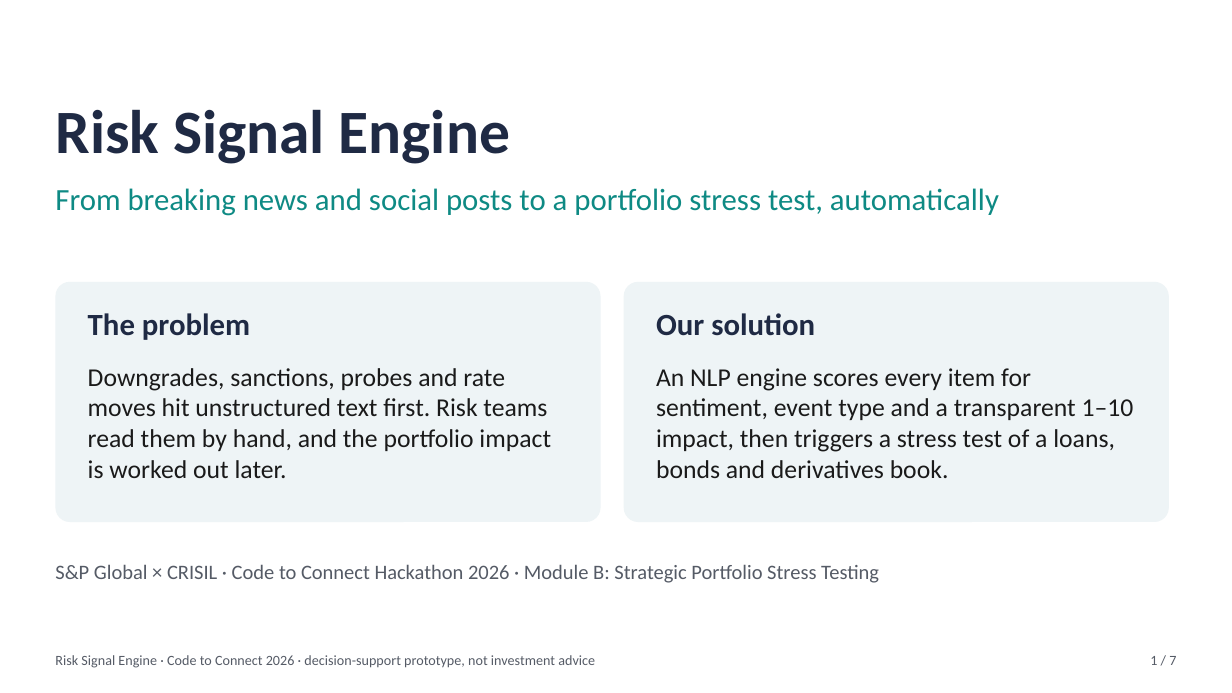
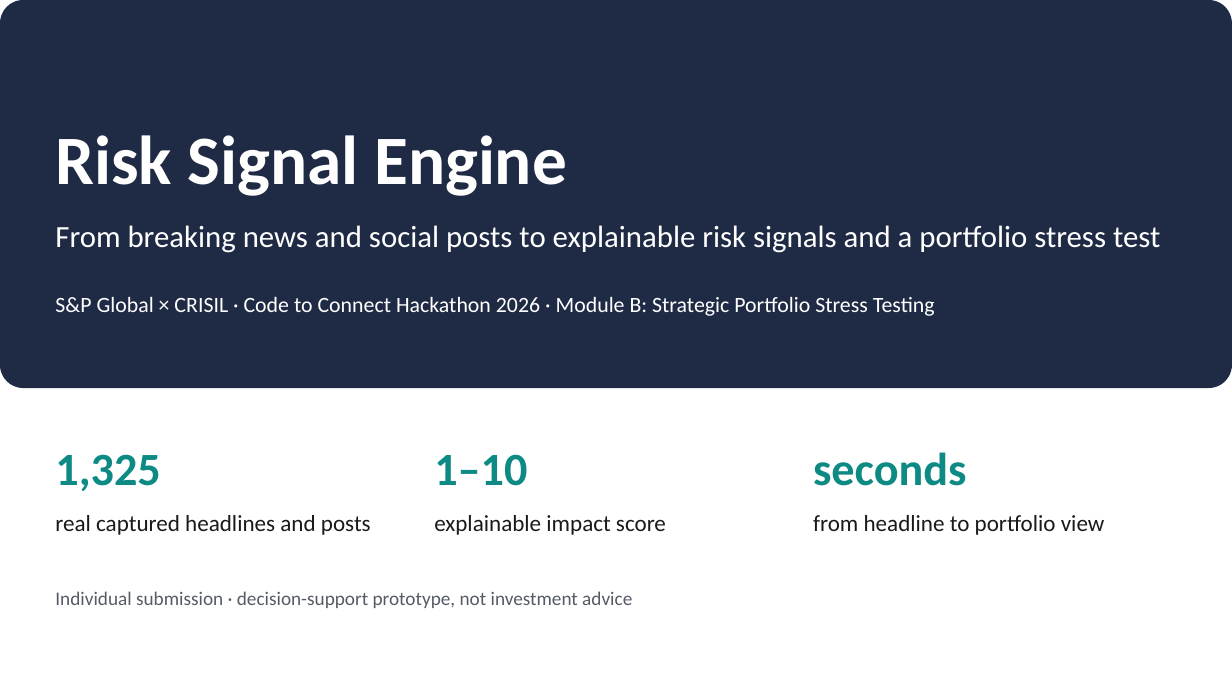
Before and after one commit to console-log-life/ABVIIITM-Gwalior-Apeksha-Jain-hackathon, a slide deck: slide 1 of docs/presentation/Risk_Signal_Engine.pptx. Drawn at 1232x693 pixels with LibreOffice and Linux fonts; fonts in the diff are those of the drawing. Boxes give left, top, right and bottom in pixels: in the first picture for what was removed or moved away, otherwise in the second. Text is boxed around its words. In the diff, an @@ line names an element or a change of style, - is before the commit and + after.

```diff
--- a/docs/presentation/Risk_Signal_Engine.pptx
+++ b/docs/presentation/Risk_Signal_Engine.pptx
@@ rounded rectangle added at bbox=[0, 0, 1232, 388], fill #1F2A44 @@
@@ text "Risk Signal Engine": place and size @@
-text "Risk Signal Engine" at bbox=[55, 109, 510, 164]
+text "Risk Signal Engine" at bbox=[55, 135, 567, 196]
@@ text "Risk Signal Engine" at bbox=[55, 135, 567, 196]: size 48 to 54 pt, text colour #1F2A44 to #FFFFFF @@
@@ text at bbox=[55, 225, 1160, 253]: text changed; text colour #0E8A84 to #FFFFFF @@
-From breaking news and social posts to a portfolio stress test, automatically
+From breaking news and social posts to explainable risk signals and a portfolio stress test
@@ text "S&P Global × CRISIL · ...": place and size @@
-text "S&P Global × CRISIL · ..." at bbox=[55, 564, 879, 583]
+text "S&P Global × CRISIL · ..." at bbox=[55, 297, 935, 316]
@@ text "S&P Global × CRISIL · ..." at bbox=[55, 297, 935, 316]: size 16 to 17 pt, text colour #555B66 to #FFFFFF @@
@@ rounded rectangle removed at bbox=[55, 282, 601, 522] @@
@@ rounded rectangle removed at bbox=[624, 282, 1169, 522] @@
@@ text removed at bbox=[88, 313, 250, 340] @@
-The problem
@@ text removed at bbox=[656, 313, 815, 336] @@
-Our solution
@@ text removed at bbox=[656, 368, 1134, 478] @@
-An NLP engine scores every item for sentiment, event type and a transparent 1–10 impact, then triggers a stress test of a loans, bonds and derivatives book.
@@ text at bbox=[55, 454, 160, 491]: text changed; size 20 to 36 pt; text colour #1A1A1A to #0E8A84; bold on @@
-Downgrades, sanctions, probes and rate moves hit unstructured text first. Risk teams read them by hand, and the portfolio impact is worked out later.
+1,325
@@ text added at bbox=[434, 454, 527, 486], 36 pt, text #0E8A84, bold @@
+1–10
@@ text added at bbox=[813, 452, 966, 486], 36 pt, text #0E8A84, bold @@
+seconds
@@ text added at bbox=[55, 515, 371, 535], 18 pt, text #1A1A1A @@
+real captured headlines and posts
@@ text added at bbox=[434, 515, 666, 535], 18 pt, text #1A1A1A @@
+explainable impact score
@@ text added at bbox=[813, 515, 1105, 535], 18 pt, text #1A1A1A @@
+from headline to portfolio view
@@ text at bbox=[55, 591, 632, 608]: text changed; size 11 to 15 pt @@
-Risk Signal Engine · Code to Connect 2026 · decision-support prototype, not investment advice
+Individual submission · decision-support prototype, not investment advice
@@ text removed at bbox=[1150, 656, 1176, 665] @@
-1 / 7
```
Also in this commit, not shown: 5 other slides changed, 1 slide added, 1 slide removed, 13 other files.
